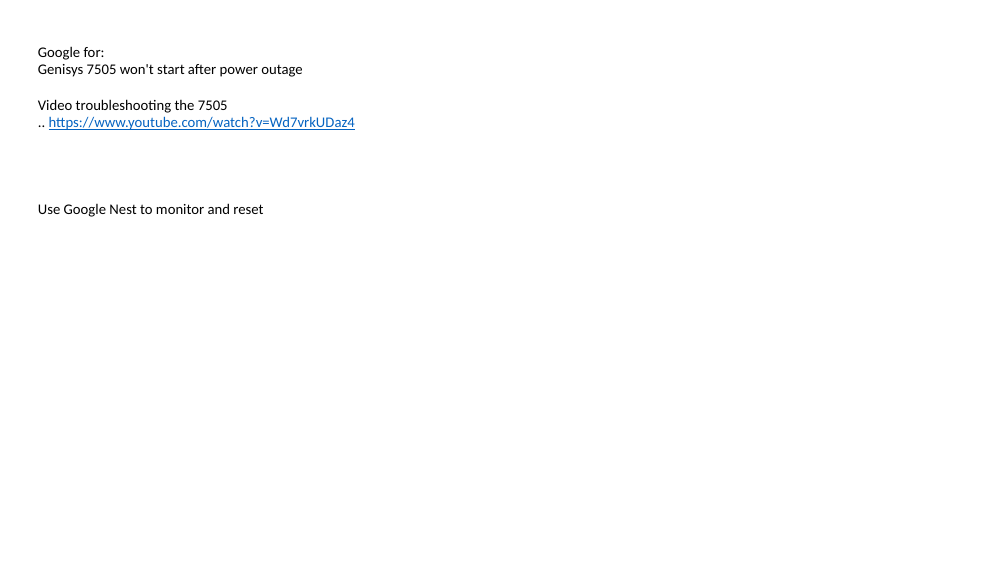
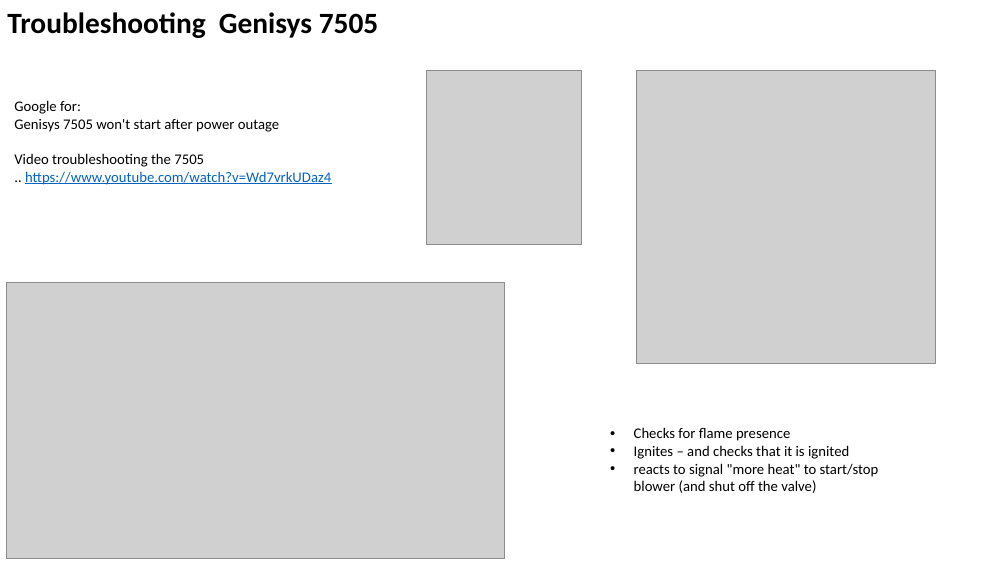
Before and after one commit to lselector/misc_farm, a slide deck: slide 5 of oil_heating.pptx (slide 4 before the commit). Drawn at 1008x567 pixels with LibreOffice and Linux fonts; fonts in the diff are those of the drawing; grey boxes stand for pictures. Boxes give left, top, right and bottom in pixels: in the first picture for what was removed or moved away, otherwise in the second. Text is boxed around its words. In the diff, an @@ line names an element or a change of style, - is before the commit and + after.

Commit message:
update

```diff
--- a/oil_heating.pptx
+++ b/oil_heating.pptx
@@ text added at (7, 12, 379, 38), 28 pt, text #000000, bold @@
+Troubleshooting Genisys 7505
@@ picture added at (426, 70, 582, 244) @@
@@ picture added at (637, 70, 936, 364) @@
@@ text "Google for:": place and size @@
-text "Google for:" at (38, 46, 355, 130)
+text "Google for:" at (14, 100, 331, 185)
@@ text removed at (38, 203, 263, 217) @@
-Use Google Nest to monitor and reset
@@ picture added at (7, 282, 504, 559) @@
@@ text added at (634, 427, 879, 493), 14 pt, text #000000 @@
+• Checks for flame presence
+• Ignites – and checks that it is ignited
+• reacts to signal "more heat" to start/stop blower (and shut off the valve)
```
Also in this commit, not shown: 1 other slide changed, 2 slides added.
